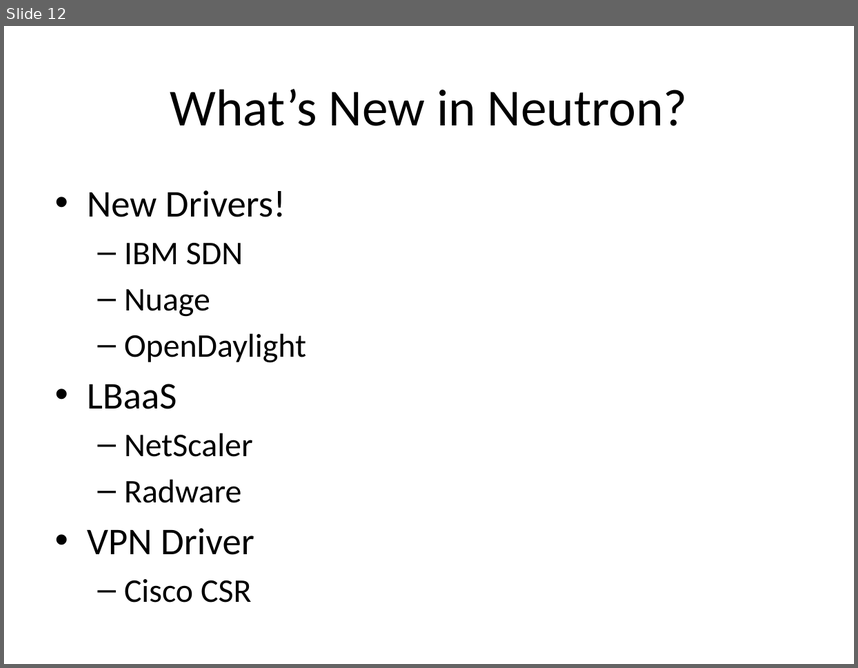
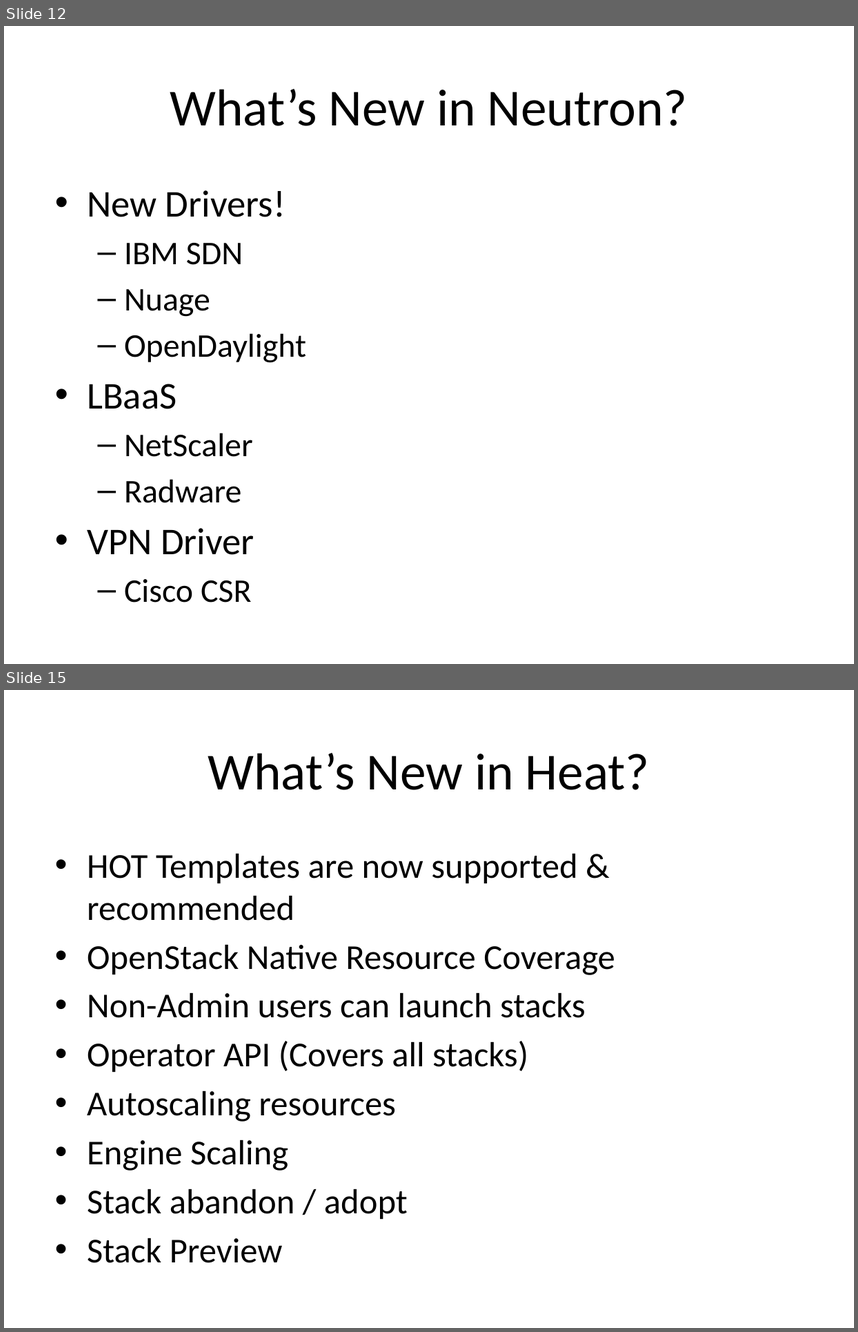
Before and after one commit to bunchc/Couch_to_OpenStack, a slide deck: slides/01-WhatsNew.pptx. Shown one above the other, each under a label of ours: slide 12 before the commit, slides 12 and 15 after it; the slides between them are not shown. The pictures are 858x668 and 858x1332 pixels, drawn with LibreOffice and Linux fonts; fonts in the diff are those of the drawing. Boxes give left, top, right and bottom in pixels: in the first picture for what was removed or moved away, otherwise in the second. Text is boxed around its words. In the diff, an @@ line names an element or a change of style, - is before the commit and + after.

```diff
--- a/slides/01-WhatsNew.pptx
+++ b/slides/01-WhatsNew.pptx
@@ slide 15 added at [4, 690, 854, 1328], background #FFFFFF @@
@@ title added at [208, 753, 650, 790], 44 pt, text #000000 @@
+What’s New in Heat?
@@ text added at [87, 854, 615, 1263], 29.6 pt, text #000000 @@
+• HOT Templates are now supported & recommended
+• OpenStack Native Resource Coverage
+• Non-Admin users can launch stacks
+• Operator API (Covers all stacks)
+• Autoscaling resources
+• Engine Scaling
+• Stack abandon / adopt
+• Stack Preview
```
Also in this commit, not shown: 1 slide changed, 3 other slides added.
